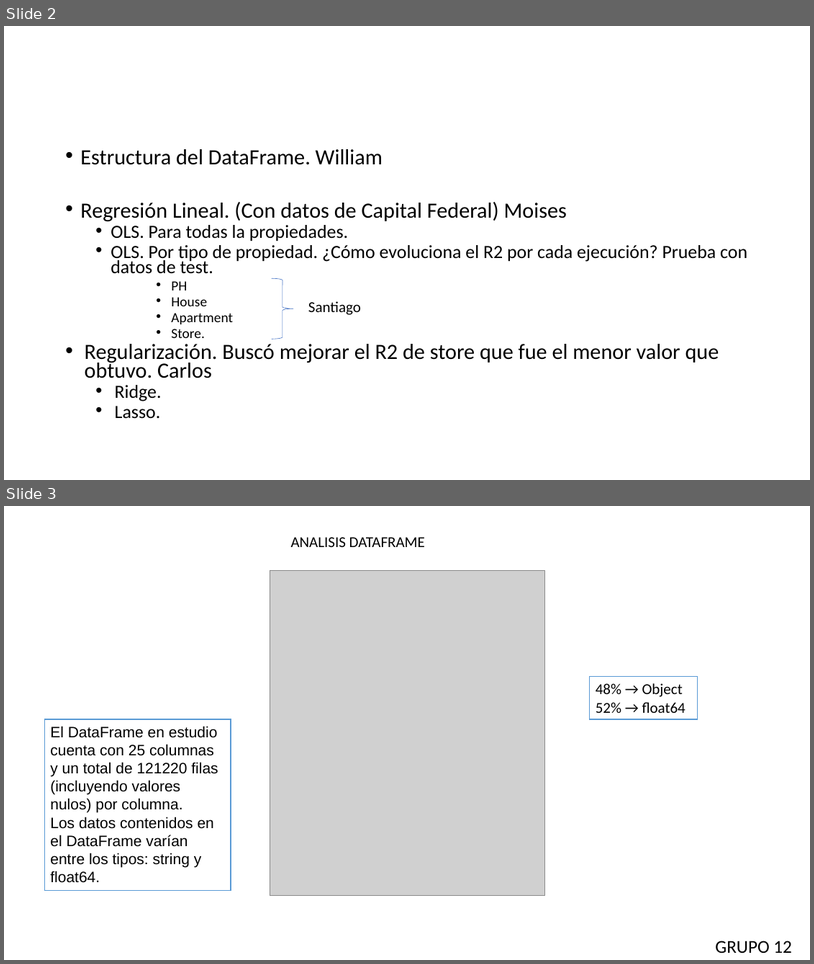
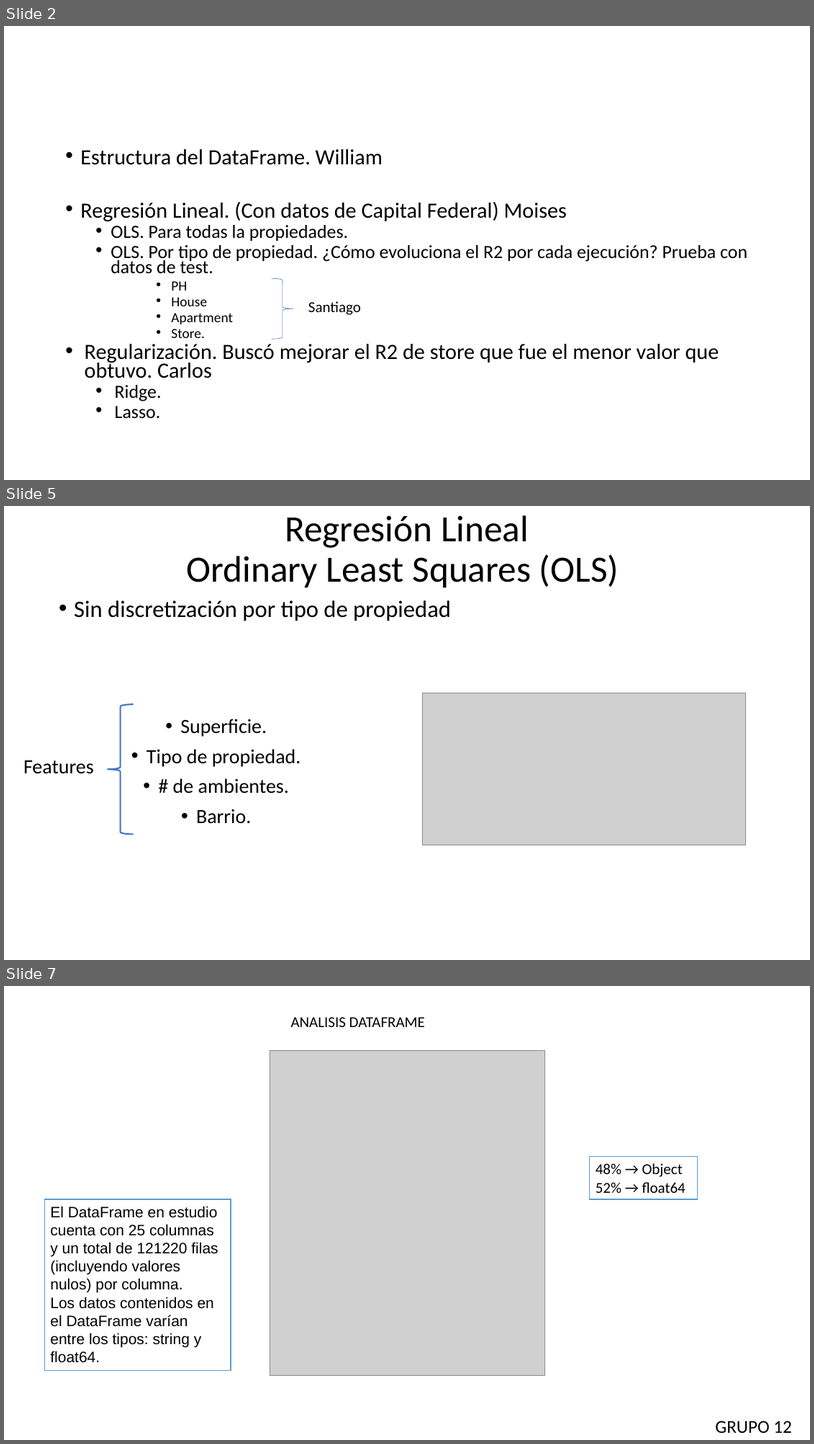
Before and after one commit to asasa293/limpieza_datos, a slide deck: TP2/TP2_GRUPO12.pptx. Shown one above the other, each under a label of ours: slides 2 and 3 before the commit, slides 2, 5 and 7 after it; the slides between them are not shown. The pictures are 814x964 and 814x1444 pixels, drawn with LibreOffice and Linux fonts; fonts in the diff are those of the drawing; grey boxes stand for pictures. Boxes give left, top, right and bottom in pixels: in the first picture for what was removed or moved away, otherwise in the second. Text is boxed around its words. In the diff, an @@ line names an element or a change of style, - is before the commit and + after.

```diff
--- a/TP2/TP2_GRUPO12.pptx
+++ b/TP2/TP2_GRUPO12.pptx
@@ slide 5 added at (4,506,810,960), background #FFFFFF @@
@@ title added at (186,515,619,588), 44 pt, text #000000 @@
+Regresión Lineal
+Ordinary Least Squares (OLS)
@@ text added at (74,600,451,621), 28 pt, text #000000 @@
+• Sin discretización por tipo de propiedad
@@ picture added at (422,693,746,845) @@
@@ left brace added at (108,705,134,834), outline #4472C4 1.75 pt @@
@@ text added at (147,718,301,824), 24 pt, text #000000 @@
+• Superficie.
+• Tipo de propiedad.
+• # de ambientes.
+• Barrio.
@@ text added at (23,760,94,774), 24 pt, text #000000 @@
+Features
@@ what was slide 3 is now slide 7 @@
```
Also in this commit, not shown: 3 other slides added, 1 other file.
